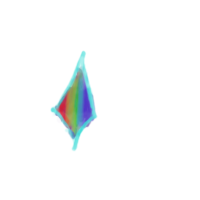
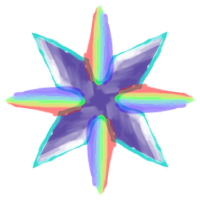
Comparing the layer stacks of the two 200 × 200 images. Changes:
added layer "shard beams" (50%) above "shard light" over 4, 4, 196, 196
added layer "shard light" above "shard lines" over 33, 33, 167, 167
added layer "shard lines" above "shard color" over 30, 30, 170, 170
added layer "shard color" above "sliver cross" over 36, 36, 164, 164
hid "flake light" over 46, 39, 101, 160
hid "flake lines" over 50, 50, 98, 152
hid "flake rainbow" over 54, 63, 96, 138
hid "flake color" over 54, 65, 96, 140
